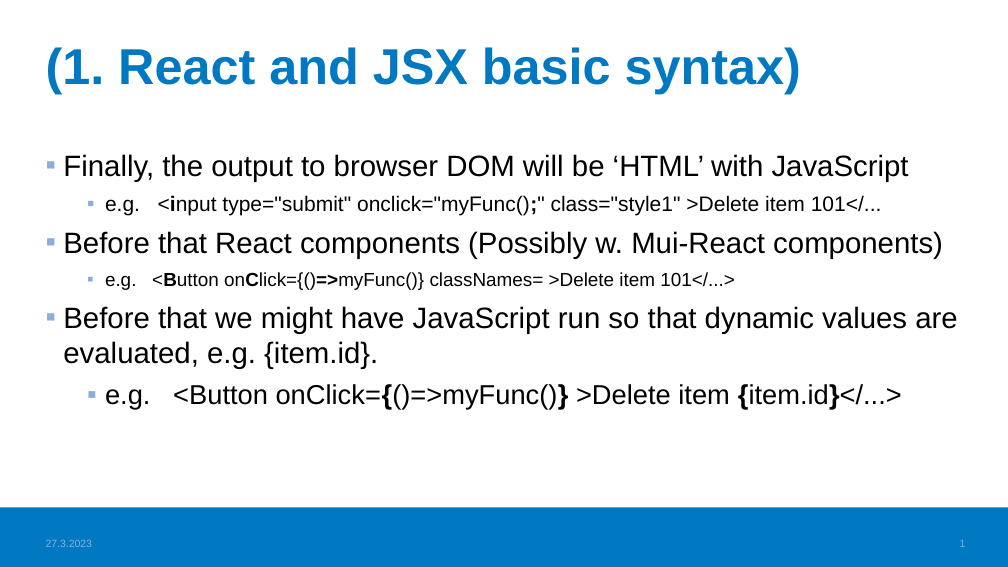
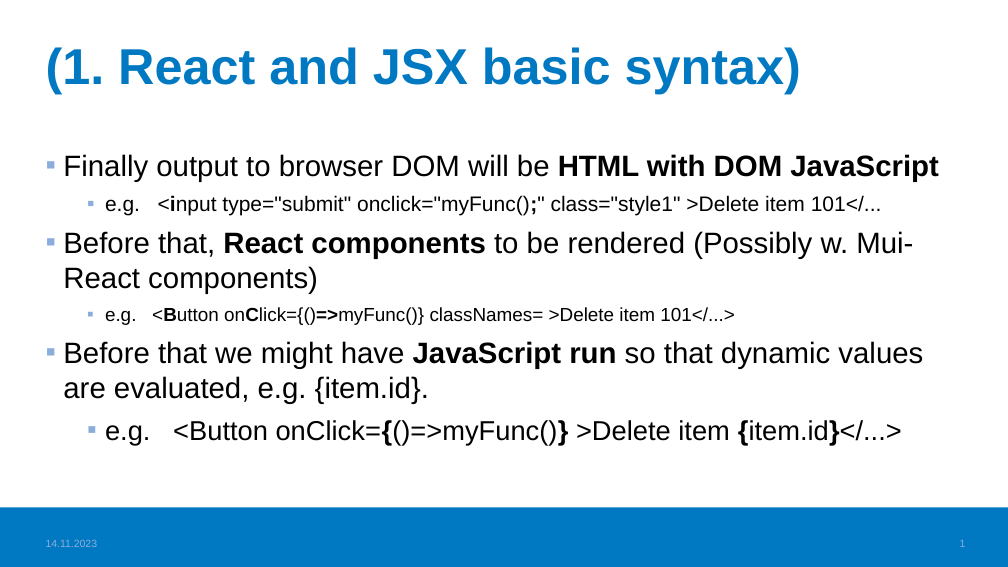
Before and after one commit to haagahelia/ohke-teknologiat, a slide deck: slide 1 of 05_frontend/Frontend_VideoTopics.pptx. Drawn at 1008x567 pixels with LibreOffice and Linux fonts; fonts in the diff are those of the drawing; background and template pictures are left out. Boxes give left, top, right and bottom in pixels: in the first picture for what was removed or moved away, otherwise in the second. Text is boxed around its words. In the diff, an @@ line names an element or a change of style, - is before the commit and + after.

```diff
--- a/05_frontend/Frontend_VideoTopics.pptx
+++ b/05_frontend/Frontend_VideoTopics.pptx
@@ text at (x1=63, y1=154, x2=939, y2=181): text changed @@
-▪ Finally, the output to browser DOM will be ‘HTML’ with JavaScript
+▪ Finally output to browser DOM will be HTML with DOM JavaScript
@@ text at (x1=63, y1=231, x2=913, y2=294): text changed @@
-▪ Before that React components (Possibly w. Mui-React components)
+▪ Before that, React components to be rendered (Possibly w. Mui-React components)
@@ text at (x1=63, y1=341, x2=923, y2=404): bold on in "JavaScript run" @@
@@ text at (x1=46, y1=539, x2=98, y2=547): text changed @@
-27.3.2023
+14.11.2023
```
Also in this commit, not shown: 15 other slides changed, 1 slide removed, 3 other files.
